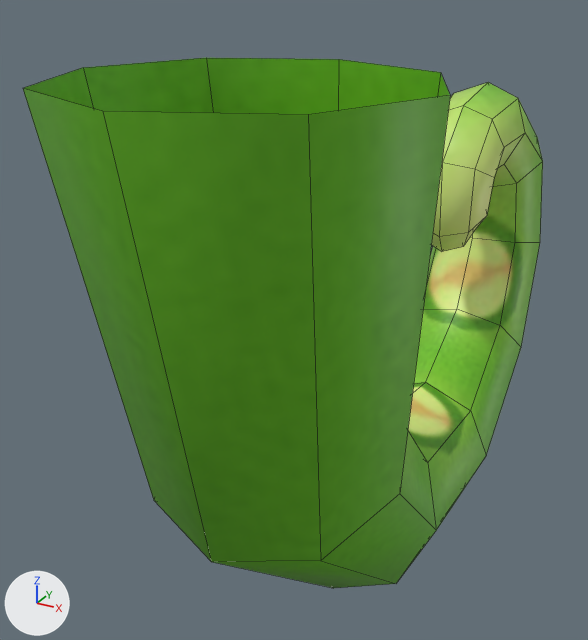
Renders of the Blender file assets/models/charisma-tail.blend from each side of a commit.
One viewpoint serves both versions: a 50 mm lens placed at (0.32, -0.99, 0.333), pointed at (-0.099, -0.228, -0.048). Lighting does not change. The marker at lower left points along +X, +Y and +Z. Mesh edges are drawn as thin lines.

Names of what the first picture shows: 'Spiral.002'.
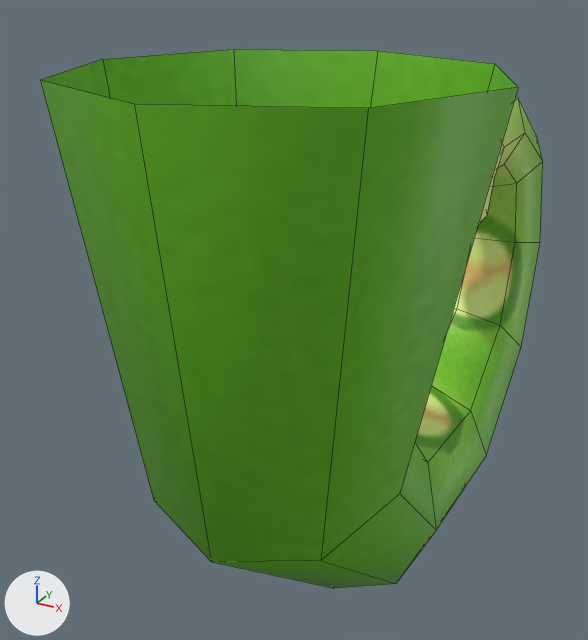
What differs and where, as boxes (x1, y1, x2, y2) in the pictures (588 x 640 px; the box of a moved part takes in the faces that stretch with it):
'Spiral.002', reshaped
    before: (23, 58, 543, 588)
    after: (40, 49, 543, 588)
part 1 of me_mesh_002, moved or reshaped
    before: (23, 58, 450, 555)
    after: (40, 49, 518, 555)

The edits, one by one:
me_mesh_002 has 104 vertices, 99 faces and spans x -0.152..0.152, y -0.632..0.274, z -0.375..0.257.
me_mesh_002 is used by ob_spiral_002; location (0.0, 0.0, 0.0).
Part 1, on me_mesh_002:
Vertex 0 of me_mesh_002 moves from (-0.152, -0.48, 0.256) at pixel (83, 67) to (-0.18, -0.424, 0.256) at pixel (102, 59).
Vertex 1 of me_mesh_002 moves from (-0.107, -0.373, 0.257) at pixel (206, 57) to (-0.127, -0.297, 0.257) at pixel (233, 49).
Vertex 2 of me_mesh_002 moves from (0.0, -0.328, 0.257) at pixel (338, 59) to (0.0, -0.244, 0.257) at pixel (377, 50).
Vertex 3 of me_mesh_002 moves from (0.107, -0.373, 0.257) at pixel (440, 72) to (0.127, -0.297, 0.257) at pixel (494, 63).
Vertex 4 of me_mesh_002 moves from (0.152, -0.48, 0.256) at pixel (450, 95) to (0.18, -0.424, 0.256) at pixel (518, 87).
Vertex 5 of me_mesh_002 moves from (0.107, -0.588, 0.256) at pixel (308, 114) to (0.127, -0.552, 0.256) at pixel (368, 108).
Vertex 6 of me_mesh_002 moves from (0.0, -0.632, 0.256) at pixel (102, 111) to (0.0, -0.604, 0.256) at pixel (134, 104).
Vertex 7 of me_mesh_002 moves from (-0.107, -0.588, 0.256) at pixel (22, 88) to (-0.127, -0.552, 0.256) at pixel (40, 80).
